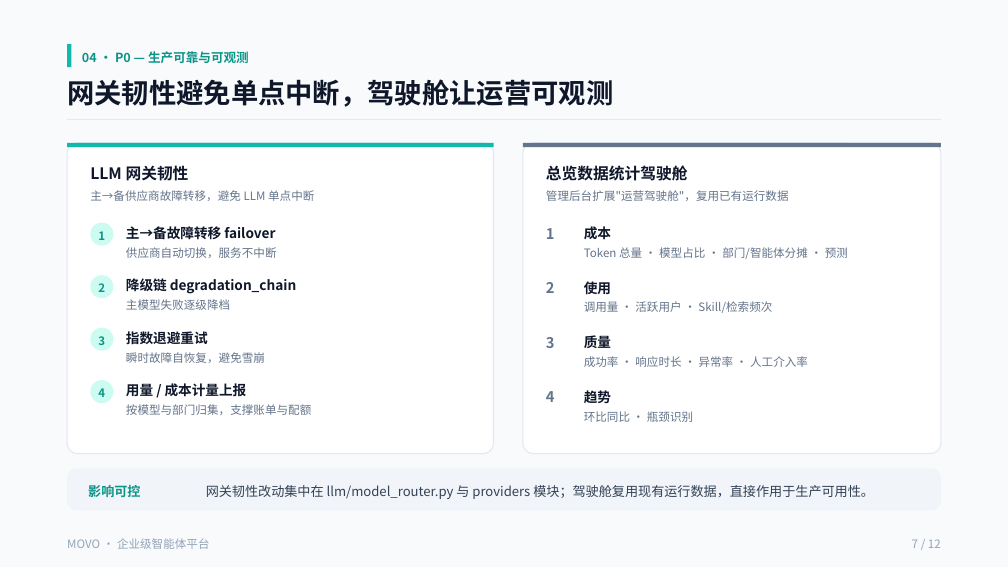
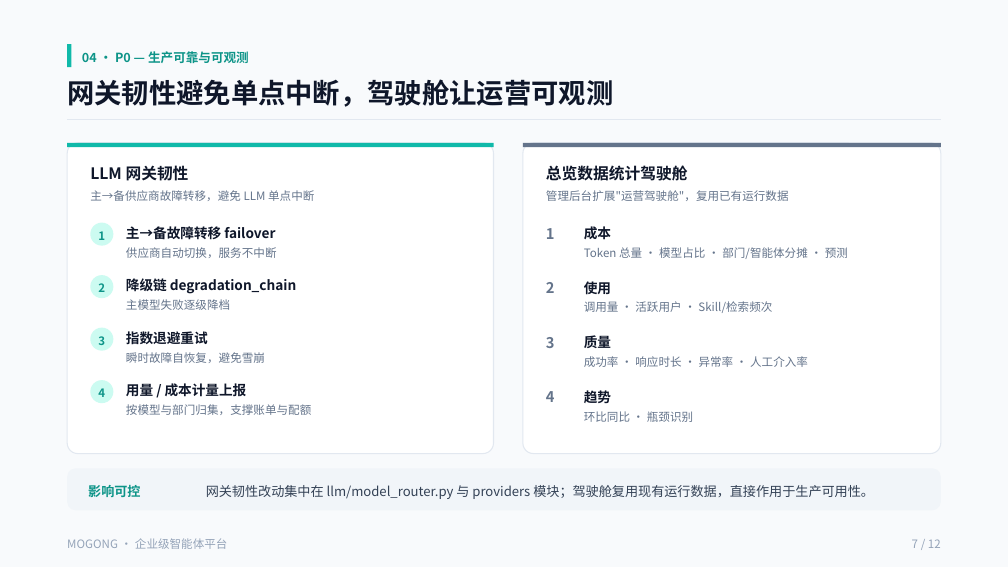
Before and after one commit to cooper2006/mogo, a slide deck: slide 7 of docs/movo-intro-v3.pptx. Drawn at 1008x567 pixels with LibreOffice and Linux fonts; fonts in the diff are those of the drawing. Boxes give left, top, right and bottom in pixels: in the first picture for what was removed or moved away, otherwise in the second. Text is boxed around its words. In the diff, an @@ line names an element or a change of style, - is before the commit and + after.

```diff
--- a/docs/movo-intro-v3.pptx
+++ b/docs/movo-intro-v3.pptx
@@ text at box(67, 538, 228, 549): text changed @@
-MOVO · 企业级智能体平台
+MOGONG · 企业级智能体平台
```
Also in this commit, not shown: 11 other slides changed, 7 other files.
